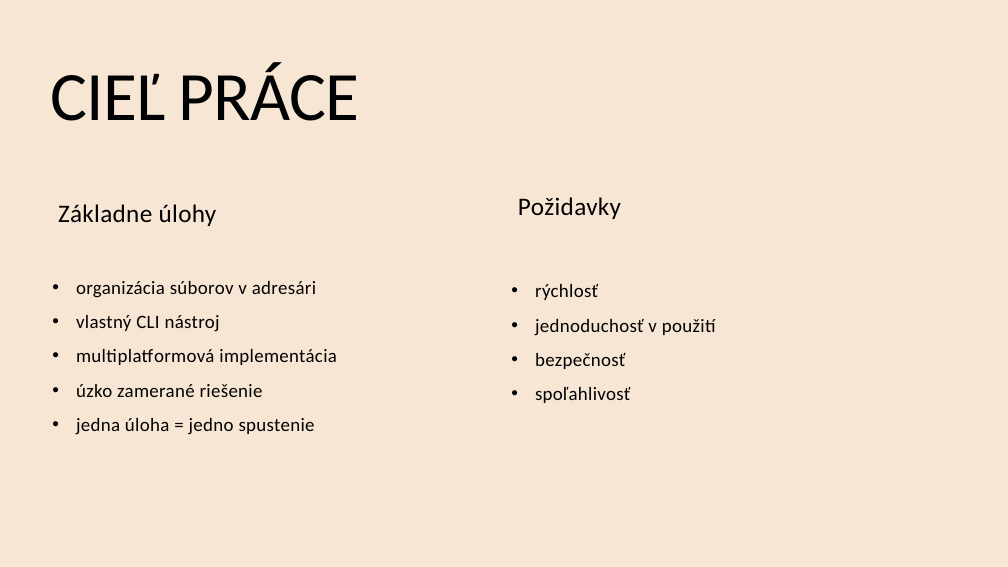
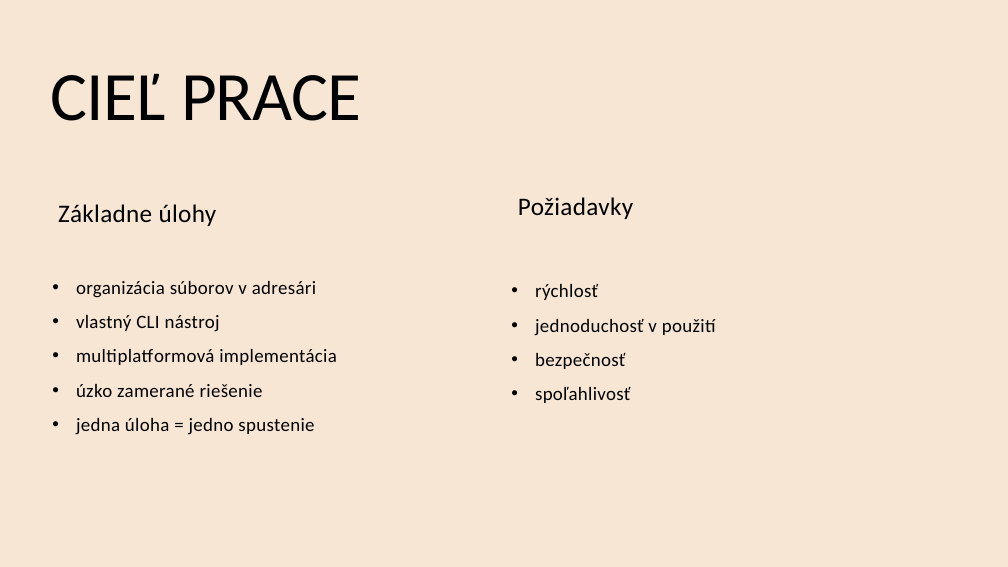
Before and after one commit to NotSovetSpy/kop-file-organizer, a slide deck: slide 4 of __ms-praca__/File organizer.pptx. Drawn at 1008x567 pixels with LibreOffice and Linux fonts; fonts in the diff are those of the drawing. Boxes give left, top, right and bottom in pixels: in the first picture for what was removed or moved away, otherwise in the second. Text is boxed around its words. In the diff, an @@ line names an element or a change of style, - is before the commit and + after.

Commit message:
Presentation fix

```diff
--- a/__ms-praca__/File organizer.pptx
+++ b/__ms-praca__/File organizer.pptx
@@ title at bbox=[51, 73, 361, 121]: text changed @@
-CIEĽ PRÁCE
+CIEĽ PRACE
@@ text at bbox=[518, 197, 633, 219]: text changed @@
-Požidavky
+Požiadavky
```
Also in this commit, not shown: 2 other slides changed.
